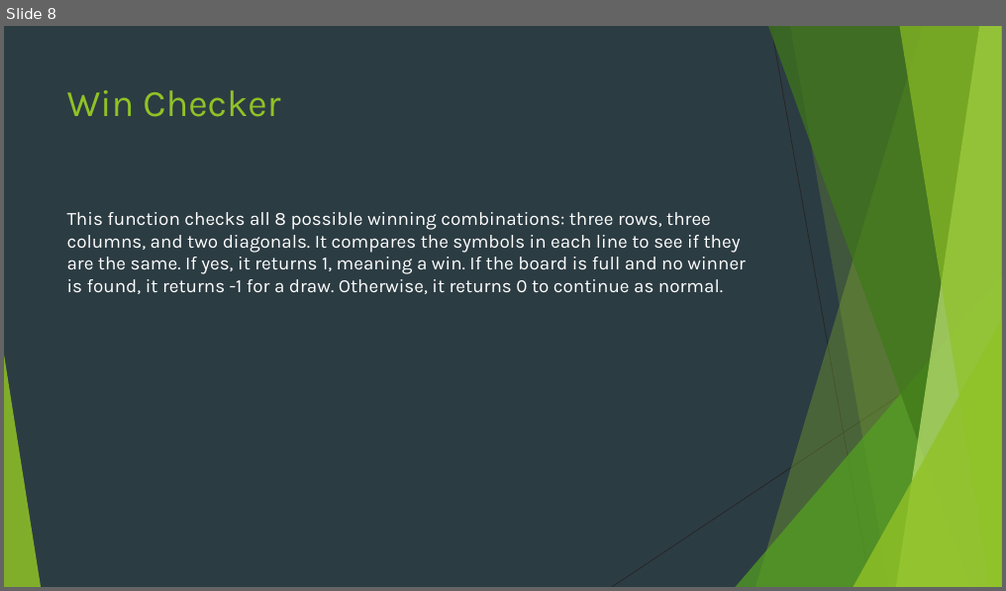
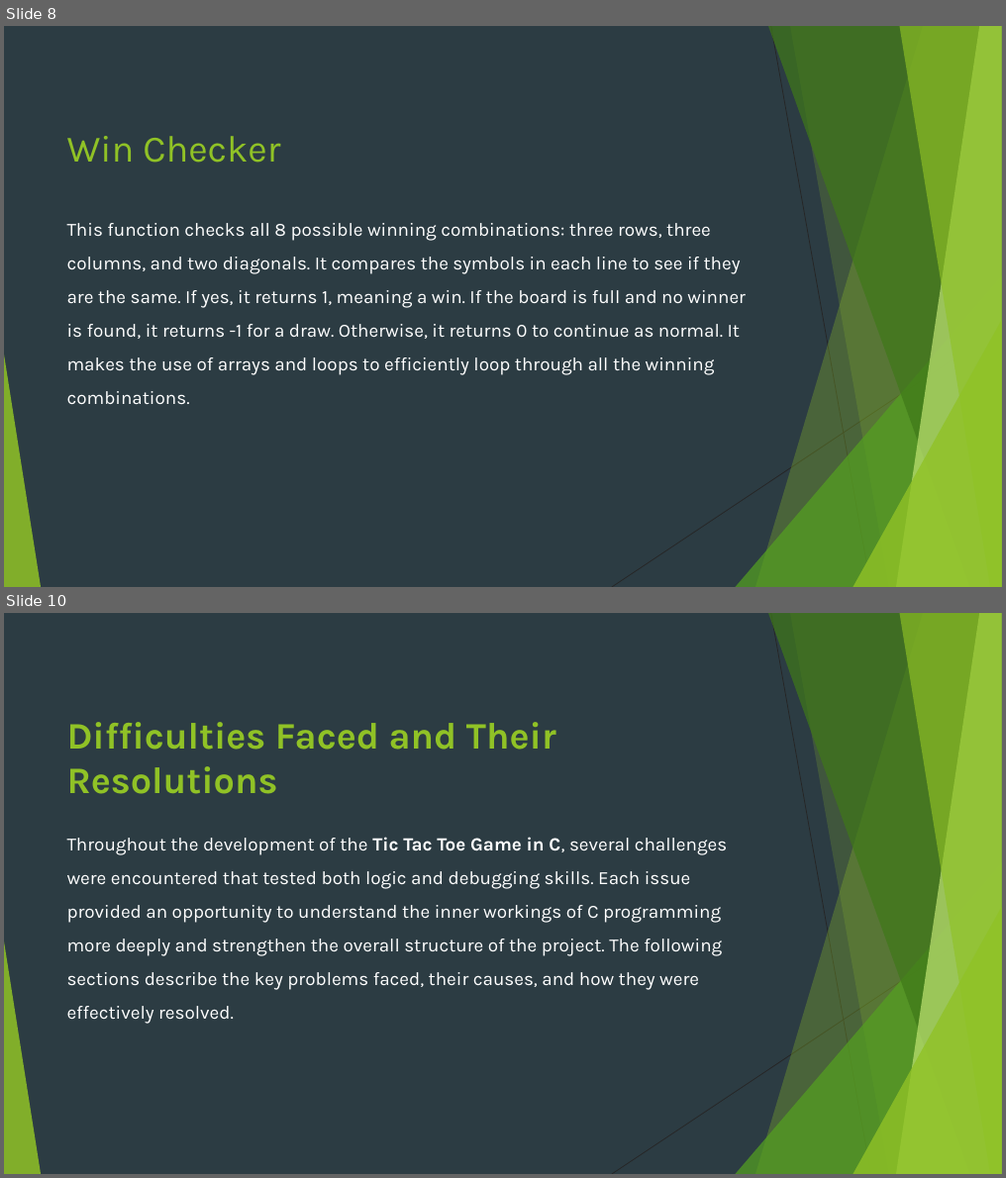
Before and after one commit to taha-ahmed-mallick/PF-fall25, a slide deck: CCP/presentation/presentation.pptx. Shown one above the other, each under a label of ours: slide 8 before the commit, slides 8 and 10 after it; the slides between them are not shown. The pictures are 1006x591 and 1006x1178 pixels, drawn with LibreOffice and Linux fonts; fonts in the diff are those of the drawing. Boxes give left, top, right and bottom in pixels: in the first picture for what was removed or moved away, otherwise in the second. Text is boxed around its words. In the diff, an @@ line names an element or a change of style, - is before the commit and + after.

```diff
--- a/CCP/presentation/presentation.pptx
+++ b/CCP/presentation/presentation.pptx
@@ slide 10 added at [4, 613, 1002, 1174], background #2C3C43; not listed: 10 template elements that a slide beside it also shows @@
@@ title added at [67, 722, 556, 794], 36 pt, text #90C226, bold @@
+Difficulties Faced and Their Resolutions
@@ text added at [67, 837, 728, 1024], 18 pt, text #FFFFFF @@
+Throughout the development of the Tic Tac Toe Game in C, several challenges were encountered that tested both logic and debugging skills. Each issue provided an opportunity to understand the inner workings of C programming more deeply and strengthen the overall structure of the project. The following sections describe the key problems faced, their causes, and how they were effectively resolved.
@@ slide 8 changed as well @@
@@ title "Win Checker": place and size @@
-title "Win Checker" at [67, 90, 280, 117]
+title "Win Checker" at [67, 136, 280, 163]
@@ text at [67, 223, 746, 405]: text changed @@
-This function checks all 8 possible winning combinations: three rows, three columns, and two diagonals. It compares the symbols in each line to see if they are the same. If yes, it returns 1, meaning a win. If the board is full and no winner is found, it returns -1 for a draw. Otherwise, it returns 0 to continue as normal.
+This function checks all 8 possible winning combinations: three rows, three columns, and two diagonals. It compares the symbols in each line to see if they are the same. If yes, it returns 1, meaning a win. If the board is full and no winner is found, it returns -1 for a draw. Otherwise, it returns 0 to continue as normal. It makes the use of arrays and loops to efficiently loop through all the winning combinations.
```
Also in this commit, not shown: 7 other slides changed, 8 other slides added, 2 other files.
